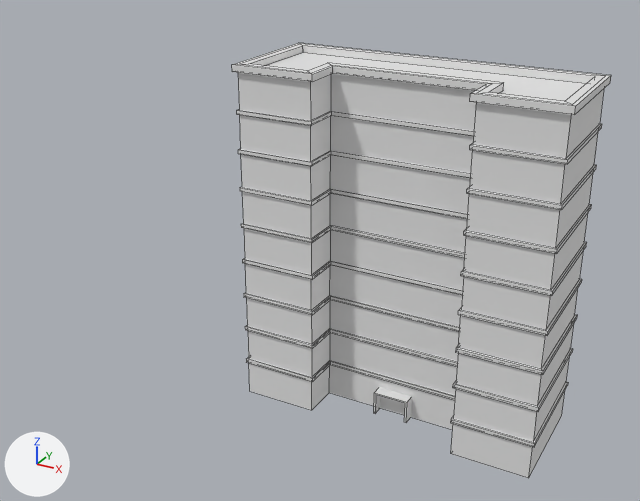
An edit to the FBX model Assets/Art-Assets/BuildingkitV2/Flat2.fbx, drawn before and after from the same camera.
The view is the same before and after, from a 50 mm camera at (7.99, -18.71, 13.63) aimed at (-2.62, 0.58, 3.99). Arrows for +X, +Y and +Z are at lower left; the lights stay in place. The older version comes first. Mesh edges are drawn as thin lines. Vertices at exactly the same position are counted once.

In view in the first picture: 'Buildingtestv1.001'.
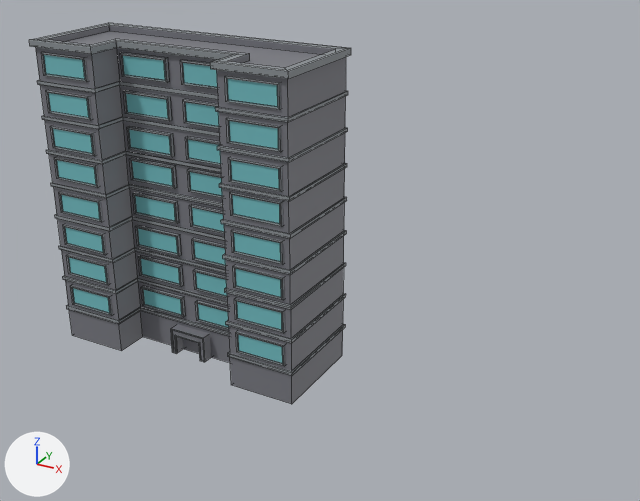
Location of each change, (x1, y1, x2, y2) in pixels of the pictures (640 x 501 px; the box of a moved part takes in the faces that stretch with it):
'Buildingtestv1.001', reshaped, moved, turned, rescaled, recoloured (darker): before (232, 43, 611, 478); after (29, 23, 351, 404)
part 1 of me_cube_024, moved or reshaped: before (232, 43, 611, 478); after (29, 23, 351, 404)
part 2 of me_cube_024, deleted: before (374, 387, 412, 423)
part 3 of me_cube_024, added: after (41, 52, 285, 366)

Edits to the bpy script that builds the scene:
```text
Add mat_walllight:
    mat_walllight = principled_material('WallLight')
    mat_walllight.base_color = (0.264, 0.29, 0.309)  # grey #8c9397
Add mat_wallldark:
    mat_wallldark = principled_material('WallLDark')
    mat_wallldark.base_color = (0.192, 0.196, 0.222)  # grey #797a82
Add mat_glass:
    mat_glass = principled_material('Glass')
    mat_glass.base_color = (0.17, 0.51, 0.543)  # cyan #73bdc3
Change me_cube_024:
    used by ob_buildingtestv1_001; location = (0.0, 0.5, 0.0); rotation_euler = (-3.142, 0.0, 0.0), in degrees (-180, 0, 0); scale = (0.0001, 0.0001, 0.0001)
    remove me_cube_024.from_pydata(...)  # 328 vertices, 316 faces; spans x -41000.0..41000.0, y -16000.0..16000.0, z -91748.0..0.0
    add me_cube_024.from_pydata(...)  # 864 vertices, 788 faces; spans x -410.0..410.0, y 0.0..917.0, z -160.0..160.0
    me_cube_024 part 1: the loose piece of 312 vertices spanning x -41000.0..41000.0, y -16000.0..16000.0, z -91748.0..-28.0 is turned 90 degrees about the x axis through the mesh origin and scaled by 0.01
    me_cube_024 part 2: the loose piece of 16 vertices spanning x -4806.0..4806.0, y 2000.0..8000.0, z -6494.0..0.0 is deleted
    me_cube_024 part 3: 552 vertices added at x -377.0..381.0, y 0.0..886.0, z 20.0..155.0
    add me_cube_024.materials.append(mat_wallldark)  # grey #797a82
    add me_cube_024.materials.append(mat_walllight)  # grey #8c9397
    add me_cube_024.materials.append(mat_glass)  # cyan #73bdc3
Change ob_buildingtestv1_001:
    ob_buildingtestv1_001.location: (0.0, 0.5, 0.0) -> (-6.63, 0.5, 0.0)
    ob_buildingtestv1_001.rotation_euler: (-3.142, 0.0, 0.0) -> (1.571, 0.0, 0.0)  # degrees (-180, 0, 0) -> degrees (90, 0, 0)
    ob_buildingtestv1_001.scale: (0.0001, 0.0001, 0.0001) -> (0.01, 0.01, 0.01)
```
